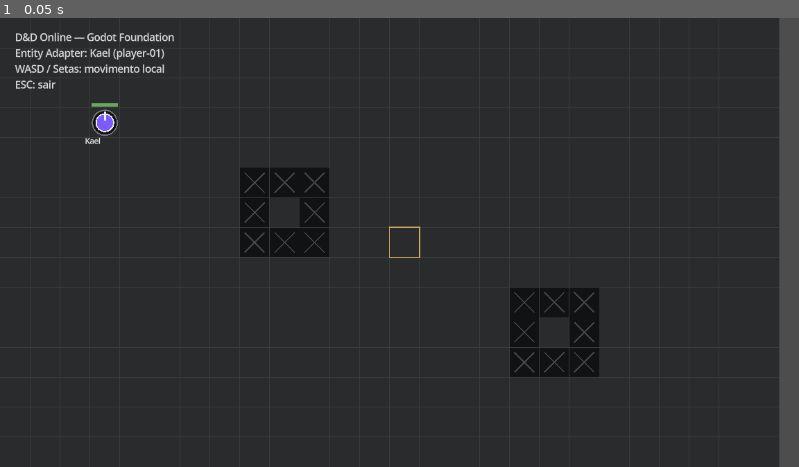
Above: before the commit, frame 1.
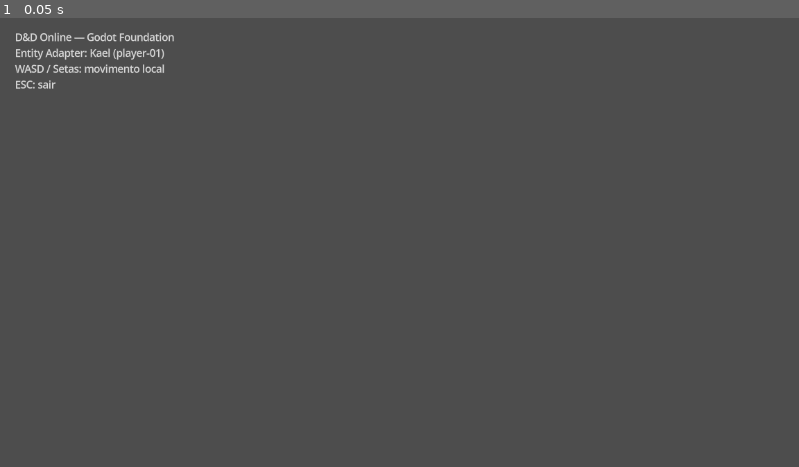
Above: after the commit, the same moment.

Repository: wchichura-maker/dnd
Game: Godot game, scene res://scenes/Main.tscn
Two runs of this game, one before a commit and one after it. Both use one fixed random seed, a clock stepped at 60 frames per second and the inputs below.
Inputs:
- Up to frame 1 (0.05 s): no input

The runs differ from the first frame. In frame 1, 95% of the frame differs, in the area x 0-98%, y 0-100%.
Error after the commit: Parse Error: Only arrays can specify collection element types. (res://scripts/Main.gd:10)

Commit message:
feat: connect Godot scene to grid movement controller

Diff:
--- a/godot/scripts/Main.gd
+++ b/godot/scripts/Main.gd
@@ -2,12 +2,12 @@
 
 ## Godot client foundation.
 ## Rendering is local to Godot; game rules remain in the TypeScript Game Core.
-## The adapter below establishes the first render-facing entity boundary.
+## The movement controller currently previews the same grid/path rules locally.
 
-const TILE_SIZE := 48.0
-const MAP_SIZE := Vector2i(26, 16)
+const TILE_SIZE: float = 48.0
+const MAP_SIZE: Vector2i = Vector2i(26, 16)
 
-var blocked_tiles := {
+var blocked_tiles: Dictionary[Vector2i, bool] = {
 	Vector2i(8, 5): true,
 	Vector2i(9, 5): true,
 	Vector2i(10, 5): true,
@@ -27,12 +27,10 @@
 }
 
 func _ready() -> void:
-	var adapter := GameEntityAdapter.new()
+	var adapter: GameEntityAdapter = GameEntityAdapter.new()
 	add_child(adapter)
 
-	# This snapshot mirrors the current TypeScript playerCharacter's render-relevant state:
-	# id, name, type, position, HP and movement. No D&D rule is executed here.
-	var player_snapshot := EntitySnapshot.from_dictionary({
+	var player_snapshot: EntitySnapshot = EntitySnapshot.from_dictionary({
 		"id": "player-01",
 		"name": "Kael",
 		"type": "PLAYER",
@@ -43,22 +41,23 @@
 		"movement": 6,
 	})
 
-	adapter.bind_entity($Player, player_snapshot)
+	var player: PlayerController = $Player as PlayerController
+	adapter.bind_entity(player, player_snapshot)
+
+	var movement_controller: GridMovementController = $GridMovementController as GridMovementController
+	movement_controller.configure(player, blocked_tiles)
+
 	queue_redraw()
 
 func _draw() -> void:
-	# Background outside the prototype map.
 	draw_rect(Rect2(Vector2.ZERO, Vector2(MAP_SIZE) * TILE_SIZE), Color("151515"))
 
 	for y in range(MAP_SIZE.y):
 		for x in range(MAP_SIZE.x):
-			var tile := Vector2i(x, y)
-			var rect := Rect2(Vector2(tile) * TILE_SIZE, Vector2.ONE * TILE_SIZE)
-			var walkable := not blocked_tiles.has(tile)
-
-			# Intentionally restrained placeholder rendering.
-			# Art direction/assets will be introduced after the technical foundation.
-			var base_color := Color("292b2d") if walkable else Color("111214")
+			var tile: Vector2i = Vector2i(x, y)
+			var rect: Rect2 = Rect2(Vector2(tile) * TILE_SIZE, Vector2.ONE * TILE_SIZE)
+			var walkable: bool = not blocked_tiles.has(tile)
+			var base_color: Color = Color("292b2d") if walkable else Color("111214")
 			draw_rect(rect, base_color)
 			draw_rect(rect, Color("3b3d40"), false, 1.0)
 
@@ -66,6 +65,5 @@
 				draw_line(rect.position + Vector2(8, 8), rect.end - Vector2(8, 8), Color("45474a"), 2.0)
 				draw_line(Vector2(rect.end.x - 8, rect.position.y + 8), Vector2(rect.position.x + 8, rect.end.y - 8), Color("45474a"), 2.0)
 
-	# Reference marker for the prototype map coordinate used during the foundation phase.
-	var spawn_rect := Rect2(Vector2(13, 7) * TILE_SIZE, Vector2.ONE * TILE_SIZE)
+	var spawn_rect: Rect2 = Rect2(Vector2(3, 3) * TILE_SIZE, Vector2.ONE * TILE_SIZE)
 	draw_rect(spawn_rect, Color("d0a85c"), false, 2.0)
